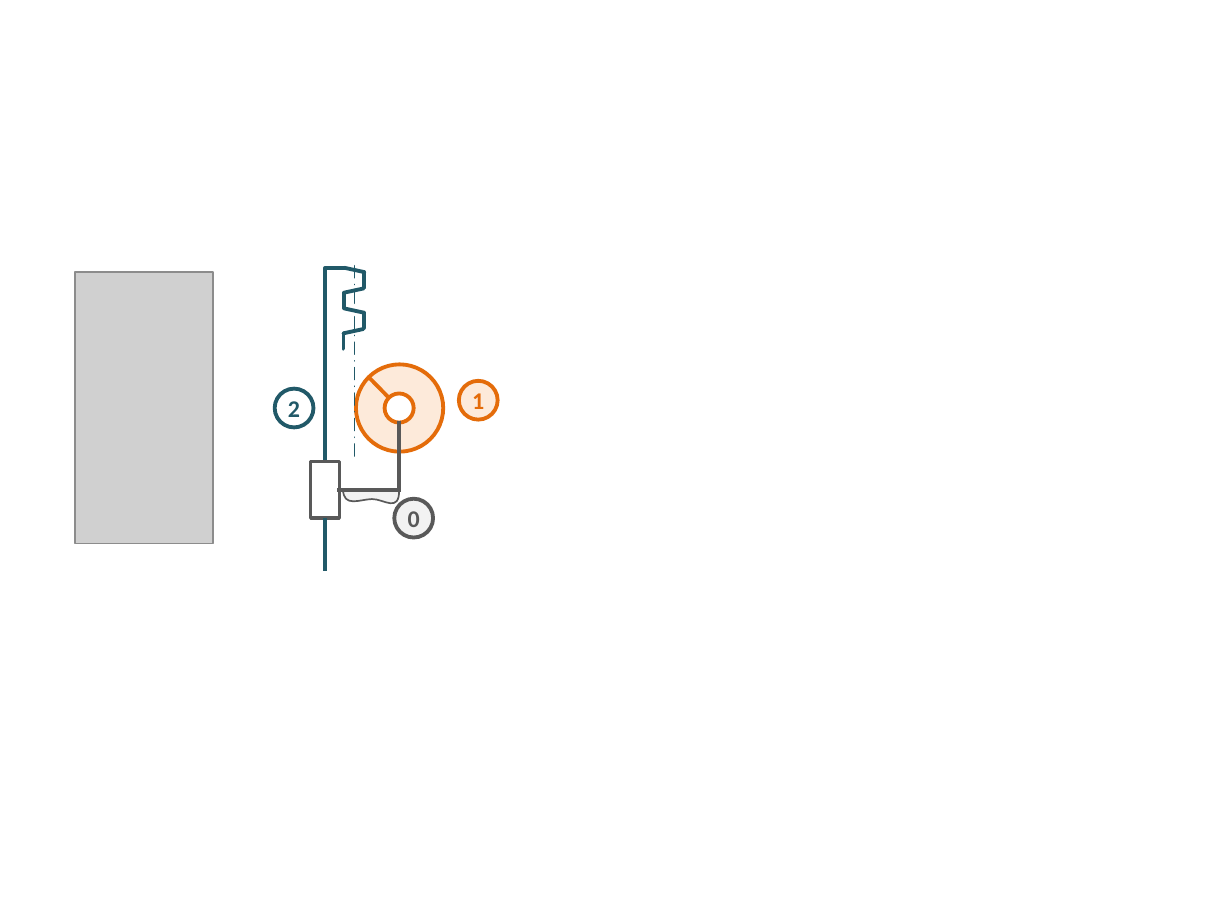
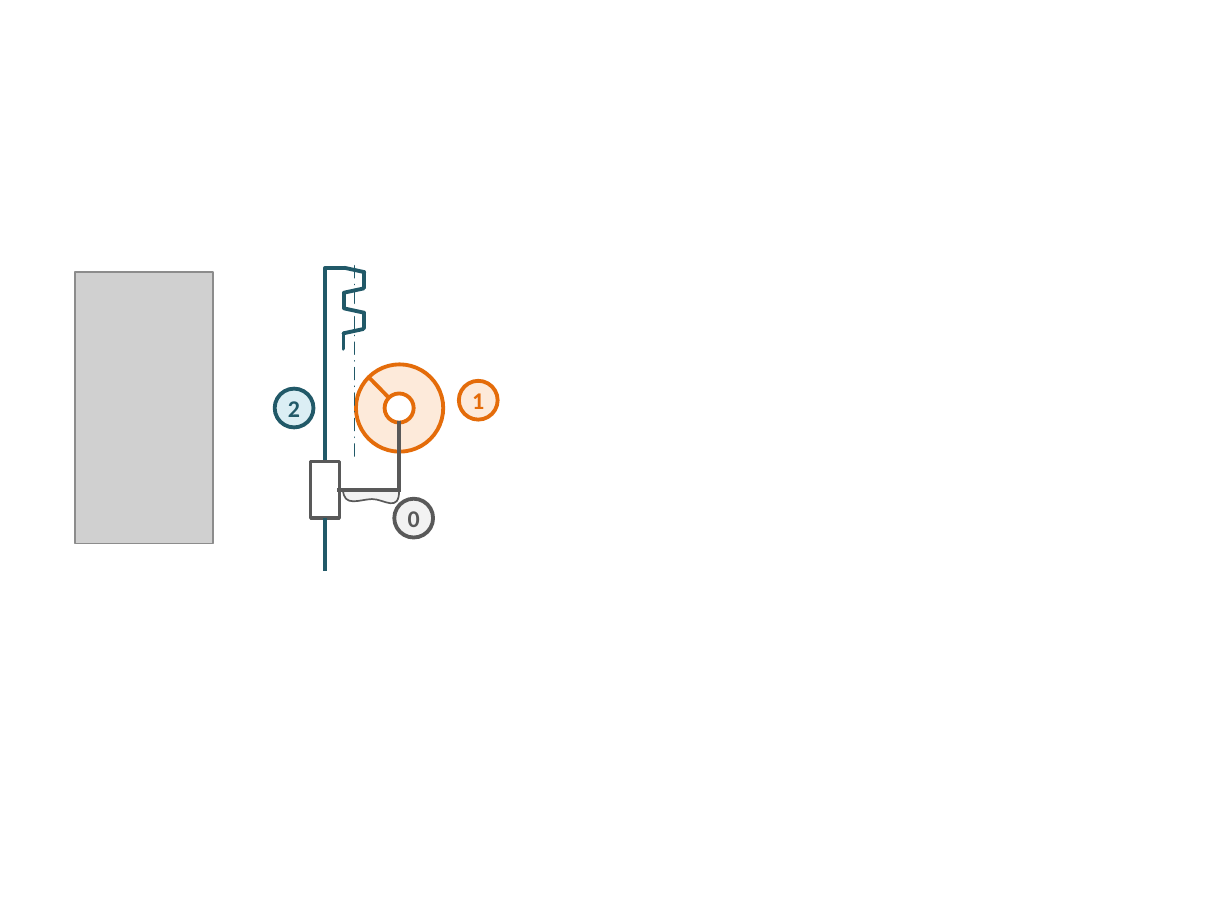
Before and after one commit to xpessoles/Cy_04_PSI_ModelisationDynamique, a slide deck: slide 4 of Revisions_Cinematique/Cy_04_Rev_Cin_04_Transmetteurs_Fiche/images/Figure.pptx. Drawn at 1232x924 pixels with LibreOffice and Linux fonts; fonts in the diff are those of the drawing; grey boxes stand for pictures. Boxes give left, top, right and bottom in pixels: in the first picture for what was removed or moved away, otherwise in the second. Text is boxed around its words. In the diff, an @@ line names an element or a change of style, - is before the commit and + after.

```diff
--- a/Revisions_Cinematique/Cy_04_Rev_Cin_04_Transmetteurs_Fiche/images/Figure.pptx
+++ b/Revisions_Cinematique/Cy_04_Rev_Cin_04_Transmetteurs_Fiche/images/Figure.pptx
@@ ellipse "2" at <box>275,388,313,426</box>: fill none to #DBEEF4 @@
```
Also in this commit, not shown: 4 other slides changed, 1 slide added, 3 other files.
